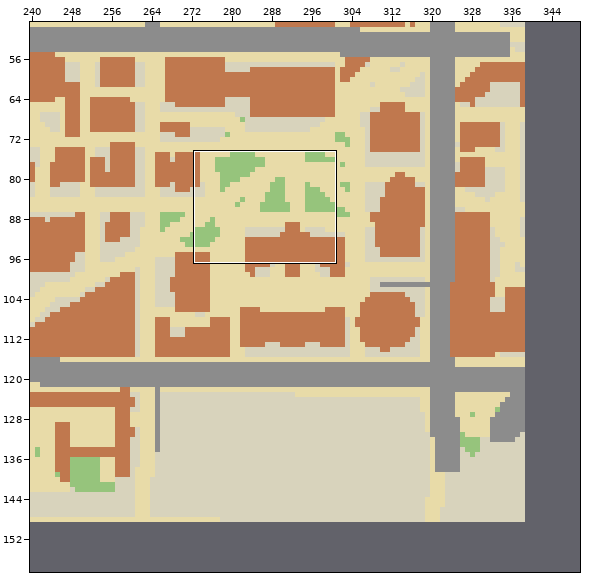
One commit to this Tiled map (JSON): tools/geo/out/upenn_core.tmj. The first picture is a wide view before the edit; the outline marks the close-up.
Close-up. Before the edit:
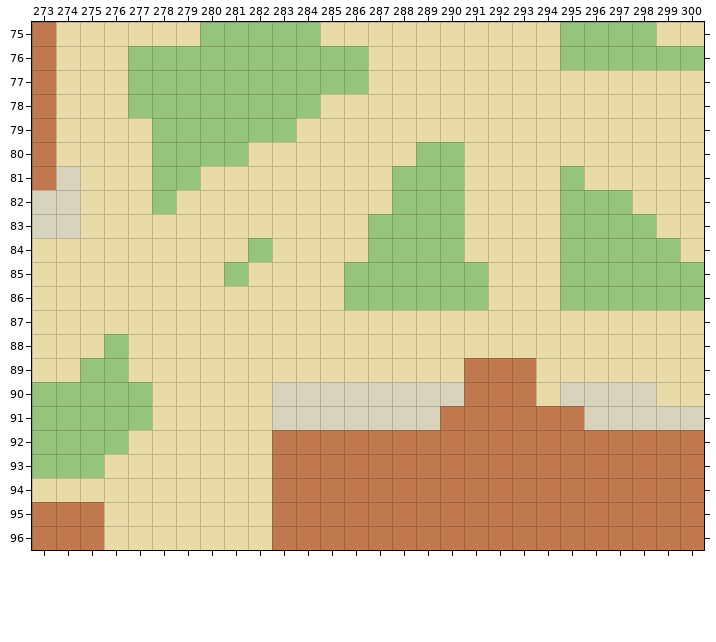
Cells are 16x16 px. Shown: x 273..300, y 75..96. The commit also changed other parts of the map, which this record leaves out. The old version is drawn lined up with the new one.
The result:
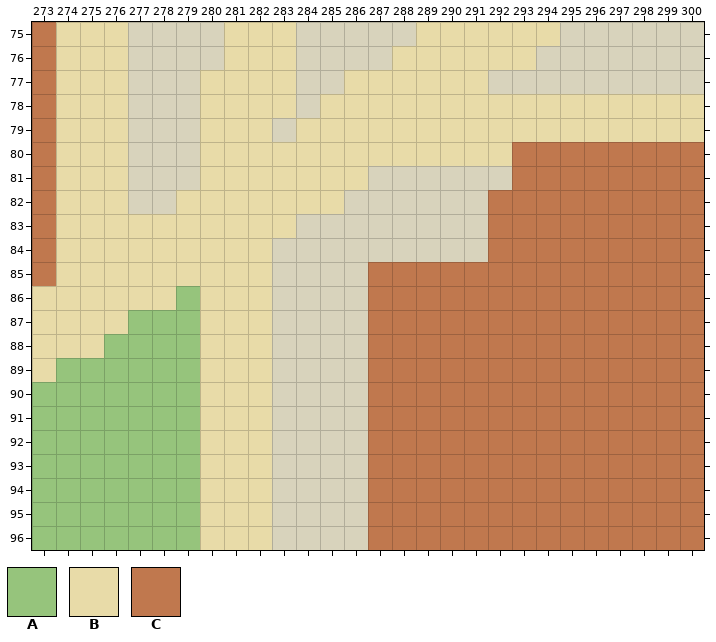
Key: from "campus": A 1, B 3, C 5.
_ is an empty cell.
Edits made:
map size 175x124 -> 350x247 cells (old content now starts at 164,25; both pictures use the new coordinates)
Layer "landuse":
Tile A now appears in row 91 at x 279; in row 92 at x 278 to 279; in rows 93 to 94 at x 277 to 279; in rows 95 to 96 at x 273 to 279.
The tile that lay hidden is gone in row 75 at x 277 to 279, 285 to 288 and 299 to 300; in row 76 at x 287 and 294; in row 77 at x 292 to 300; in rows 79 to 80 at x 277; in row 81 at x 277, 287 and 291 to 292; in row 82 at x 277, 286 to 287 and 291.
The tile that lay hidden is gone in row 83 at x 284 to 286 and 291; in row 84 at x 283 to 286 and 291; in rows 85 to 86 at x 283 to 285; in row 87 at x 283 to 286.
Tile A is gone in row 75 at x 280 to 284 and 295 to 298; in row 76 at x 277 to 286 and 295 to 300; in row 77 at x 277 to 286; in row 78 at x 277 to 284; in row 79 at x 278 to 283; in row 80 at x 278 to 281 and 289 to 290.
Tile A is gone in row 81 at x 278 to 279, 288 to 290 and 295; in row 82 at x 278, 288 to 290 and 295 to 297; in row 83 at x 287 to 290 and 295 to 298; in row 84 at x 282, 287 to 290 and 295 to 299; in row 85 at x 281, 286 to 291 and 295 to 300; in row 86 at x 286 to 291 and 295 to 300.
Layer "paths":
Tile B now appears in rows 75 to 76 at x 281 to 283; in row 77 at x 280 to 283 and 286; in row 78 at x 280 to 283; in row 79 at x 280 to 282; in row 80 at x 280 to 281 and 289 to 290; in rows 81 to 83 at x 274.
Tile B now appears in row 84 at x 282; in row 85 at x 281.
The tile that lay hidden is gone in row 94 at x 283 to 284; in rows 95 to 96 at x 273 to 275 and 283 to 284.
Tile B is gone in row 75 at x 277 to 279, 285 to 288 and 299 to 300; in row 76 at x 287 and 294; in row 77 at x 292 to 300; in rows 79 to 80 at x 277; in row 81 at x 277, 287, 291 to 294 and 296 to 300; in row 82 at x 277, 286 to 287, 291 to 294 and 298 to 300.
Tile B is gone in row 83 at x 284 to 286, 291 to 294 and 299 to 300; in row 84 at x 273, 283 to 286, 291 to 294 and 300; in row 85 at x 273, 283 to 285 and 292 to 294; in row 86 at x 279, 283 to 285 and 292 to 294; in rows 87 to 88 at x 277 to 279 and 283 to 300; in row 89 at x 274, 277 to 279, 283 to 290 and 294 to 300.
Tile B is gone in row 90 at x 278 to 279, 294 and 299 to 300; in row 91 at x 278 to 279; in row 92 at x 277 to 279; in row 93 at x 276 to 279; in row 94 at x 273 to 279; in rows 95 to 96 at x 276 to 279.
Layer "buildings":
Tile C now appears in rows 80 to 81 at x 293 to 300; in rows 82 to 84 at x 273 and 292 to 300; in row 85 at x 273 and 287 to 300; in rows 86 to 88 at x 287 to 300; in rows 89 to 90 at x 287 to 290 and 294 to 300; in row 91 at x 287 to 289 and 296 to 300.
Tile C is gone in rows 92 to 94 at x 283 to 286; in rows 95 to 96 at x 273 to 275 and 283 to 286.
Where, in picture pixels (left, top, right, bottom), the same in both close-ups:
changed: (32, 22, 704, 550)
